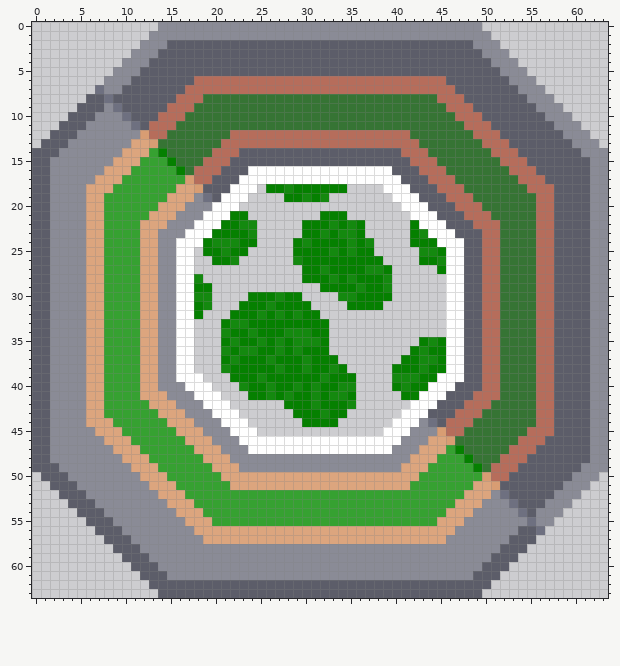
Edited in one commit: pixel-art sprite (sprites/blocks/Production/shrub-cultivator.png). Above: the version before the commit.
The file is 64x64 pixels. Colours within 5 levels of each other are drawn and written as one.
Once edited:
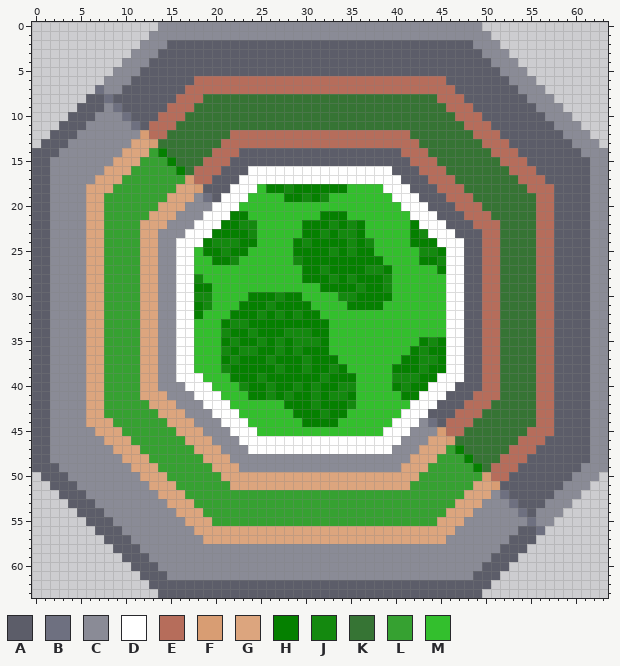
Palette (. is transparent): A #5c5d69  B #6e7080  C #8a8b96  D #ffffff  E #b66d5b  F #d89d73  G #dca57e  H #058000  J #14890f  K #367434  L #36a131  M #33bf2d
The exact change:
Changed rows in their new state; - is an unchanged pixel.
first column x 18:
18 -------M---------MMMM-------
19 ------MMMM-----MMMMMMM------
20 -----MMMMMMMMMMMMMMMMMM-----
21 ------MMMMMMMM---MMMMMMM----
22 -------MMMMM-------MMMMM----
23 -------MMMMM-------MMMMM----
24 -------MMMM---------MMMM----
25 M-----MMMMM---------MMMMM---
26 MM---MMMMMM----------MMMM---
27 MMMMMMMMMMMM----------MMMMM-
28 -MMMMMMMMMMM----------MMMMMM
29 --MMMMMMMMMMMM--------MMMMMM
30 --MMMM------MMMM------MMMMMM
31 --MMM--------MMMM----MMMMMMM
32 -MMM----------MMMMMMMMMMMMMM
33 MMM------------MMMMMMMMMMMMM
34 MMM------------MMMMMMMMMMMMM
35 MMM------------MMMMMMMMMM---
36 MMM------------MMMMMMMMM----
37 MMM-------------MMMMMMM-----
38 MMM--------------MMMMM------
39 -MMM--------------MMMM------
40 --MMM-------------MMMM------
41 ---MMM------------MMMMM-----
42 ----MMMMMM--------MMMMMM----
43 -----MMMMMM------MMMMMM-----
44 ------MMMMMM----MMMMMM------
45 -------MMMMMMMMMMMMMM-------
